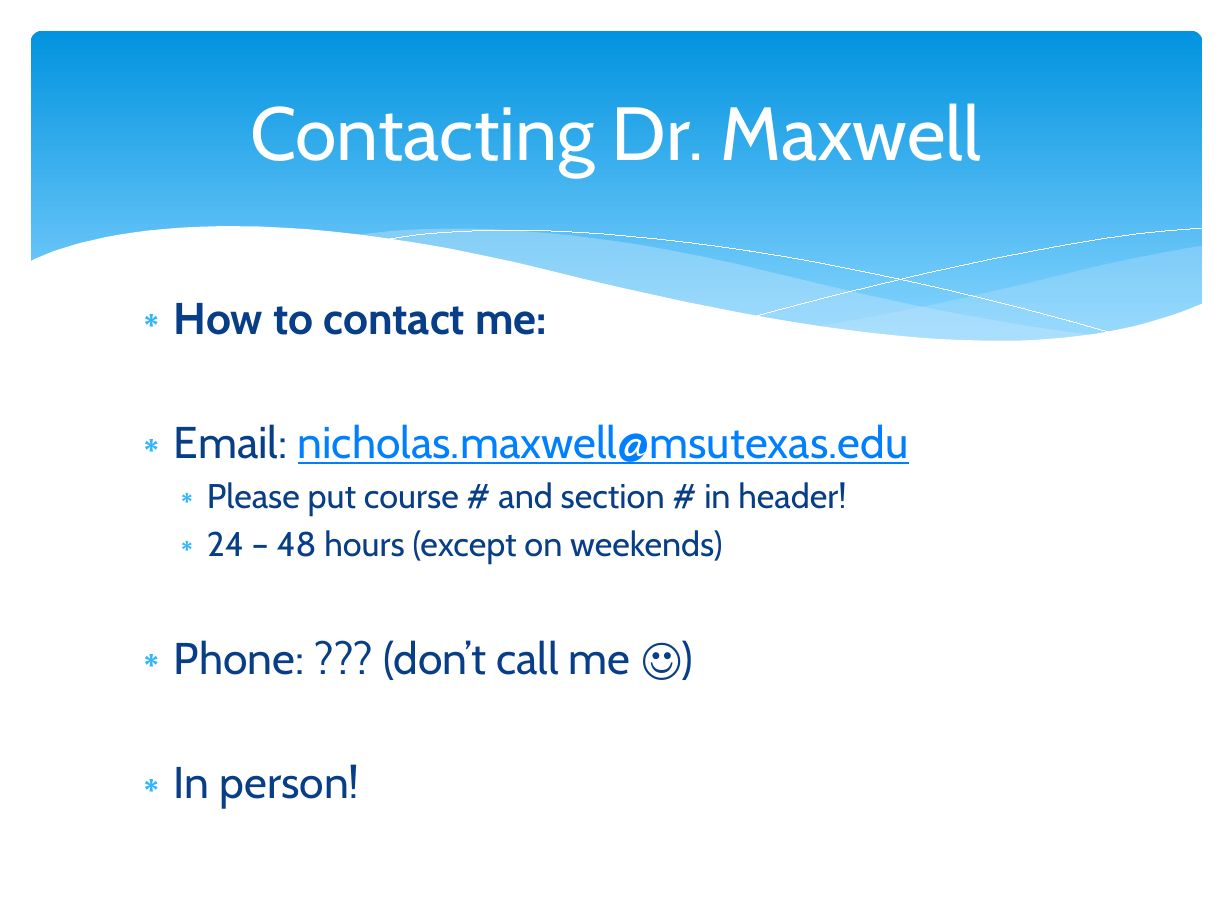
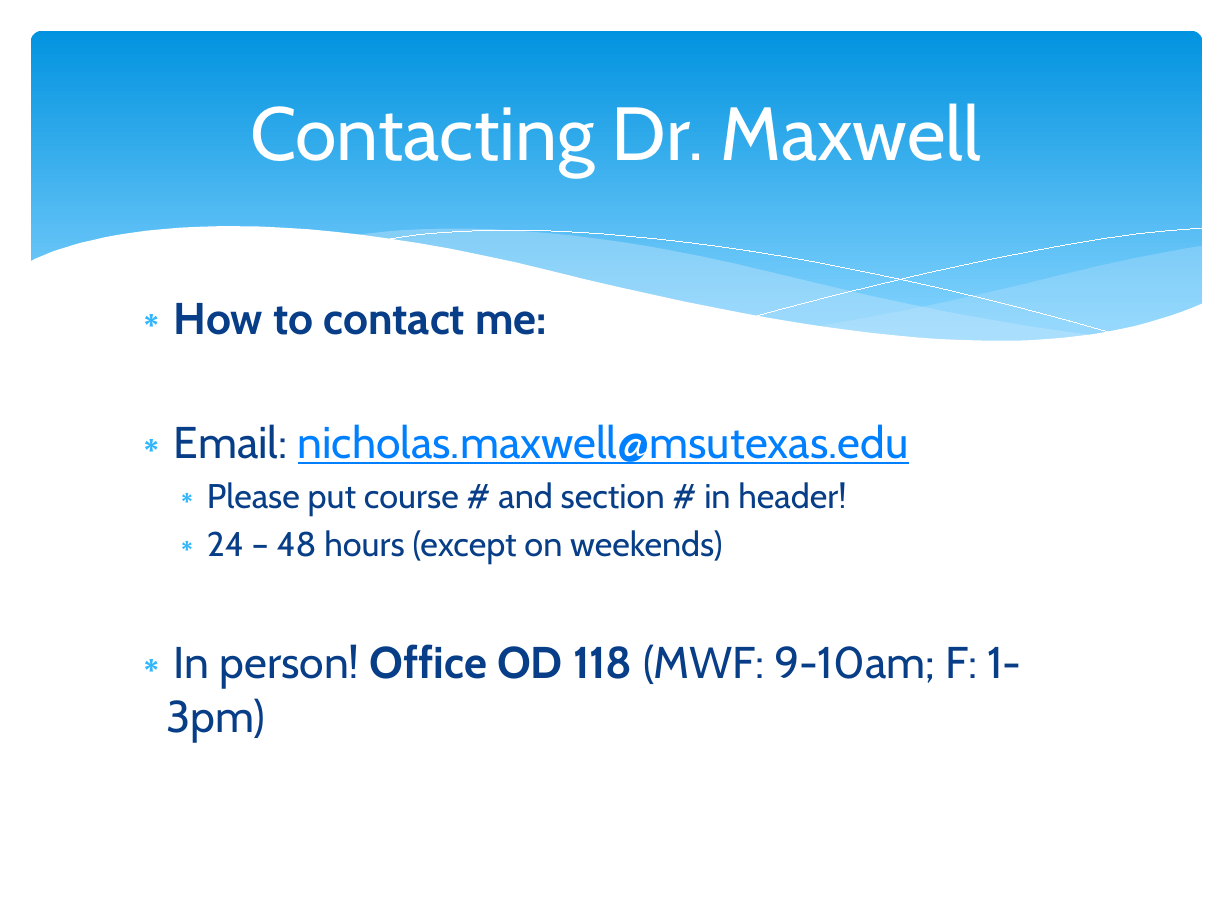
Before and after one commit to npm27/Teaching-Materials, a slide deck: slide 3 of Tests and Eval F24/Slides/0 First Day Info.pptx. Drawn at 1232x924 pixels with LibreOffice and Linux fonts; fonts in the diff are those of the drawing. Boxes give left, top, right and bottom in pixels: in the first picture for what was removed or moved away, otherwise in the second. Text is boxed around its words. In the diff, an @@ line names an element or a change of style, - is before the commit and + after.

```diff
--- a/Tests and Eval F24/Slides/0 First Day Info.pptx
+++ b/Tests and Eval F24/Slides/0 First Day Info.pptx
@@ text at bbox=[166, 644, 1022, 742]: text changed @@
-∗ Phone: ??? (don’t call me ☺)
-∗ In person!
+∗ In person! Office OD 118 (MWF: 9-10am; F: 1-3pm)
```
Also in this commit, not shown: 2 other slides changed, 8 other files.
